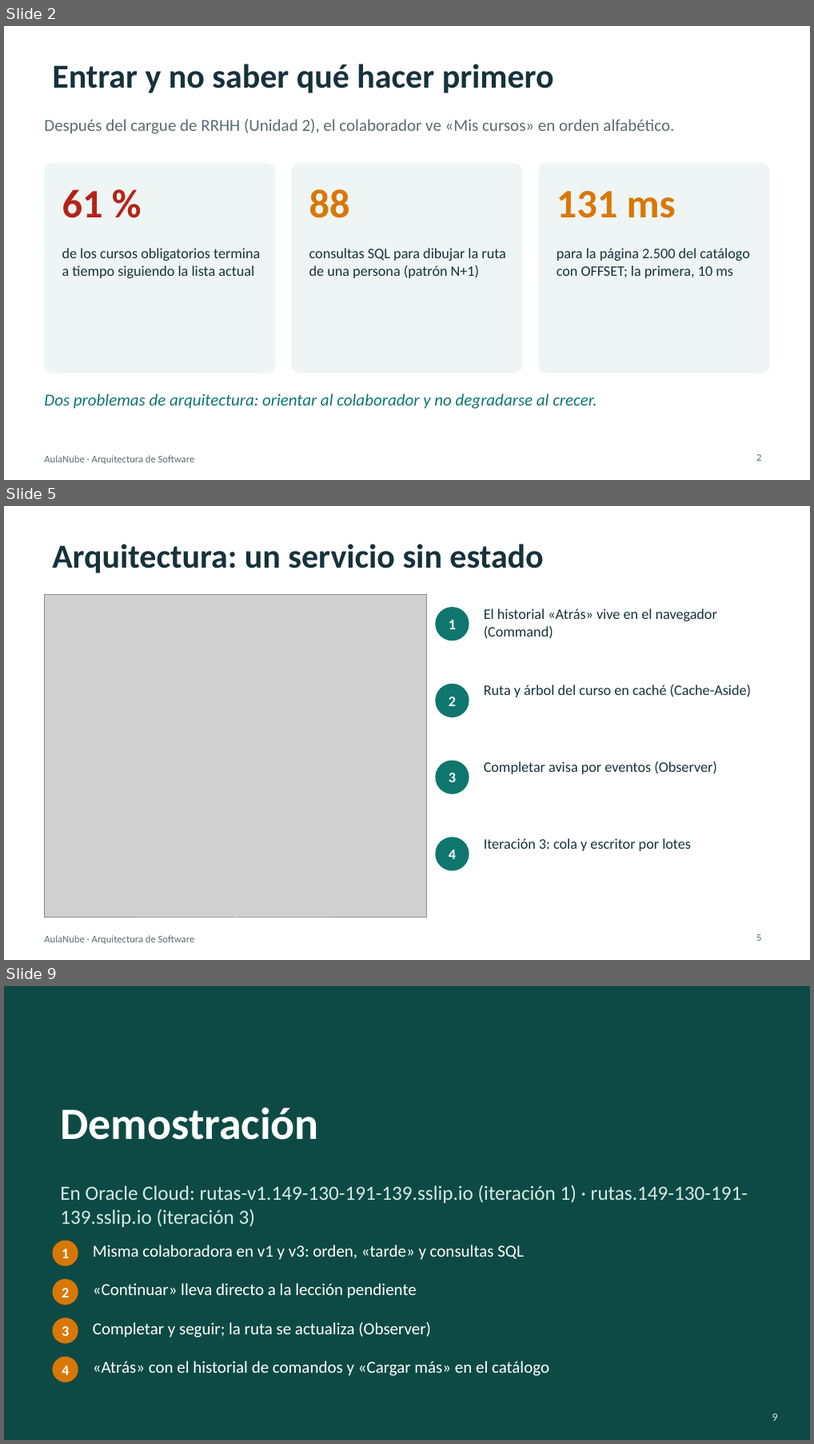
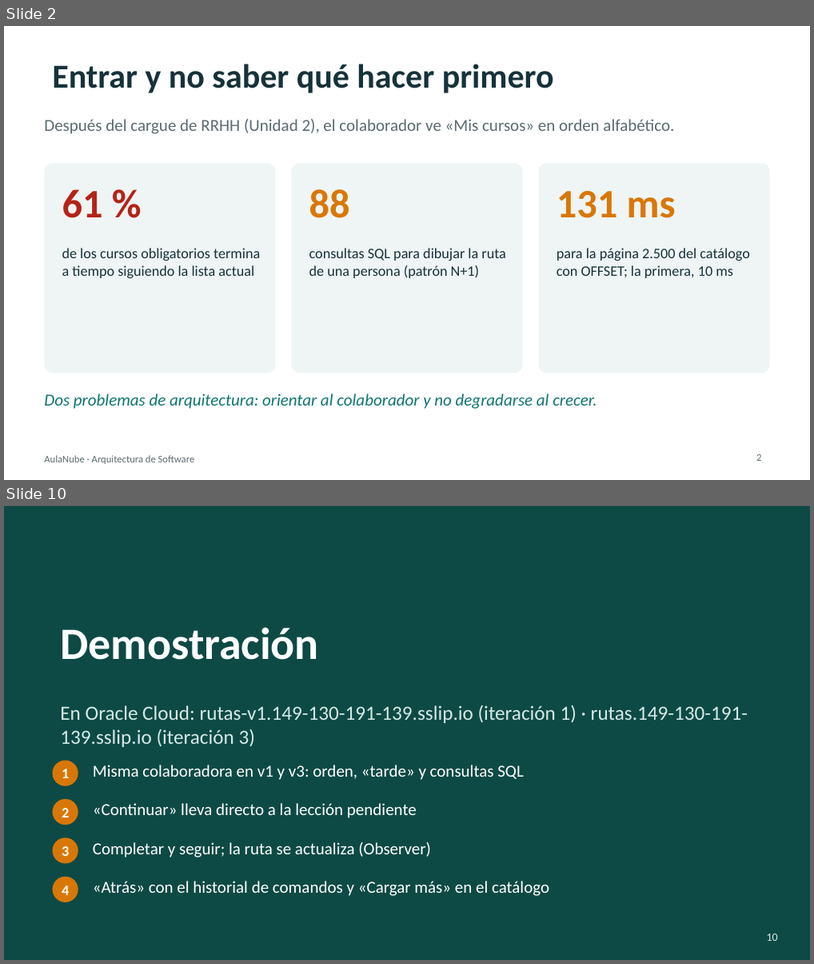
Before and after one commit to augustocco/aulanube-rutas, a slide deck: docs/presentacion/Presentacion-AulaNube-Rutas.pptx. Shown one above the other, each under a label of ours: slides 2, 5 and 9 before the commit, slides 2 and 10 after it; the slides between them are not shown. The pictures are 814x1444 and 814x964 pixels, drawn with LibreOffice and Linux fonts; fonts in the diff are those of the drawing; grey boxes stand for pictures. Boxes give left, top, right and bottom in pixels: in the first picture for what was removed or moved away, otherwise in the second. Text is boxed around its words. In the diff, an @@ line names an element or a change of style, - is before the commit and + after.

```diff
--- a/docs/presentacion/Presentacion-AulaNube-Rutas.pptx
+++ b/docs/presentacion/Presentacion-AulaNube-Rutas.pptx
@@ slide 5 removed at (x1=4, y1=506, x2=810, y2=960), background #FFFFFF; not listed: 1 template element that a slide beside it also shows @@
@@ title removed at (x1=52, y1=544, x2=543, y2=573) @@
-Arquitectura: un servicio sin estado
@@ picture removed at (x1=44, y1=595, x2=427, y2=917) @@
@@ ellipse removed at (x1=435, y1=607, x2=470, y2=640) @@
@@ text removed at (x1=449, y1=620, x2=456, y2=629) @@
-1
@@ text removed at (x1=484, y1=608, x2=718, y2=639) @@
-El historial «Atrás» vive en el navegador (Command)
@@ ellipse removed at (x1=435, y1=684, x2=470, y2=717) @@
@@ text removed at (x1=449, y1=696, x2=456, y2=706) @@
-2
@@ text removed at (x1=484, y1=684, x2=752, y2=697) @@
-Ruta y árbol del curso en caché (Cache-Aside)
@@ ellipse removed at (x1=435, y1=760, x2=470, y2=794) @@
@@ text removed at (x1=484, y1=761, x2=718, y2=774) @@
-Completar avisa por eventos (Observer)
@@ text removed at (x1=449, y1=772, x2=456, y2=782) @@
-3
@@ ellipse removed at (x1=435, y1=836, x2=470, y2=871) @@
@@ text removed at (x1=484, y1=838, x2=691, y2=851) @@
-Iteración 3: cola y escritor por lotes
@@ text removed at (x1=449, y1=849, x2=456, y2=859) @@
-4
@@ page number removed at (x1=757, y1=934, x2=762, y2=940) @@
-5
@@ what was slide 9 is now slide 10 @@
@@ page number at (x1=767, y1=933, x2=778, y2=940): text changed @@
-9
+10
```
Also in this commit, not shown: 1 slide changed, 6 slides added, 4 other slides removed, 7 other files.
